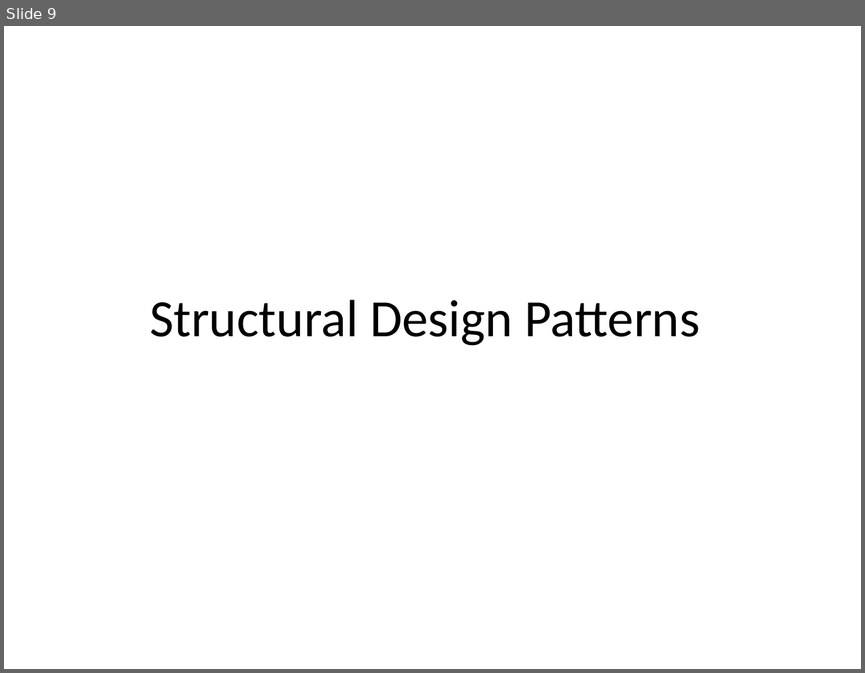
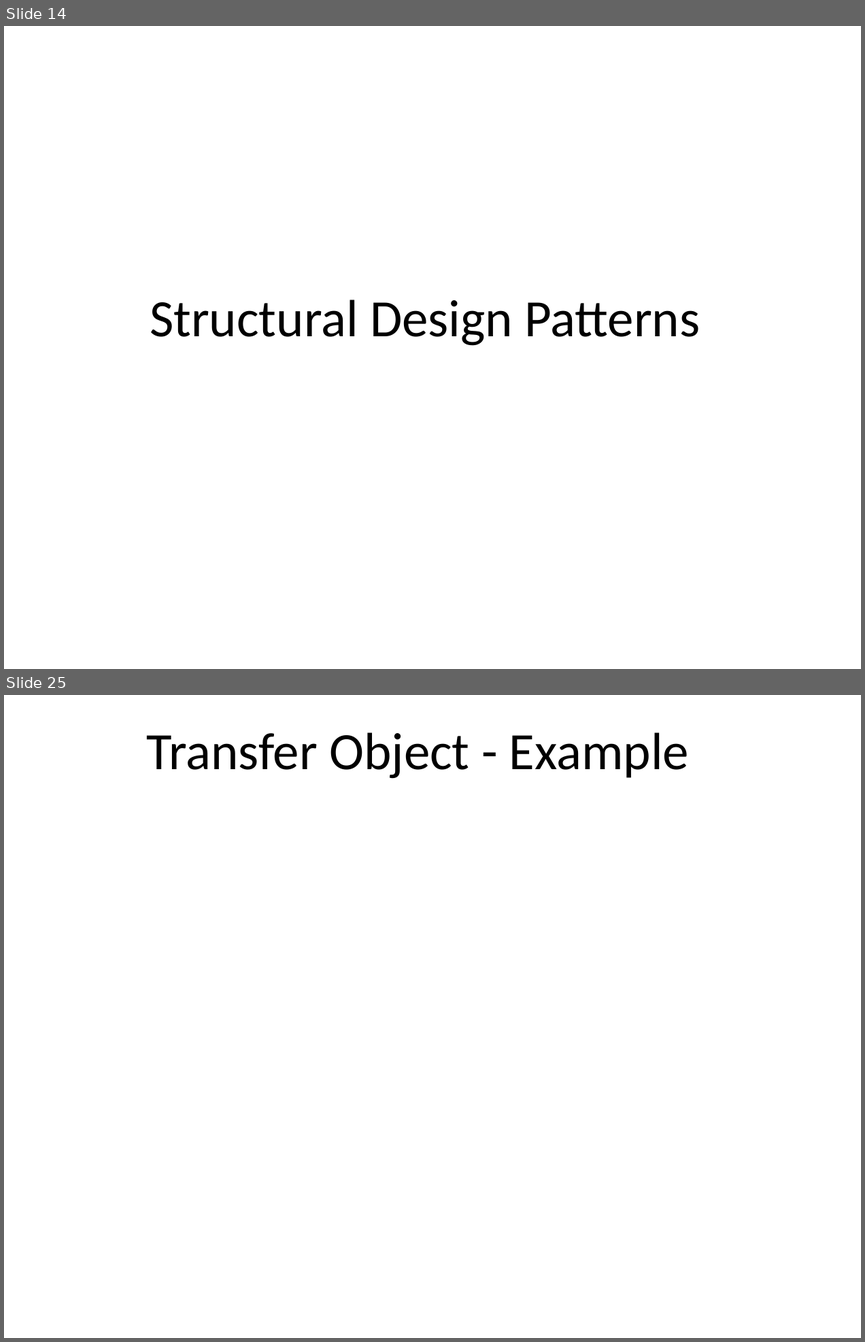
Before and after one commit to MihaiMogos/Devschool---2, a slide deck: curs4/src/main/resources/DesignPatterns.pptx. Shown one above the other, each under a label of ours: slide 9 before the commit, slides 14 and 25 after it; the slides between them are not shown. The pictures are 865x673 and 865x1342 pixels, drawn with LibreOffice and Linux fonts; fonts in the diff are those of the drawing. Boxes give left, top, right and bottom in pixels: in the first picture for what was removed or moved away, otherwise in the second. Text is boxed around its words. In the diff, an @@ line names an element or a change of style, - is before the commit and + after.

```diff
--- a/curs4/src/main/resources/DesignPatterns.pptx
+++ b/curs4/src/main/resources/DesignPatterns.pptx
@@ slide 25 added at bbox=[4, 695, 861, 1338], background #FFFFFF @@
@@ title added at bbox=[147, 732, 689, 779], 44 pt, text #000000 @@
+Transfer Object - Example
@@ what was slide 9 is now slide 14 @@
```
Also in this commit, not shown: 1 slide changed, 15 other slides added.
